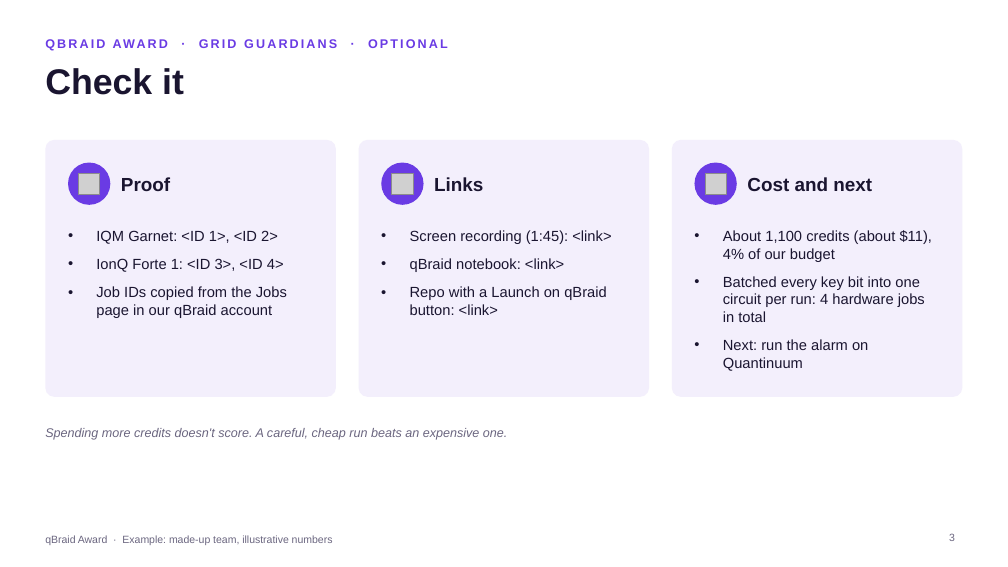
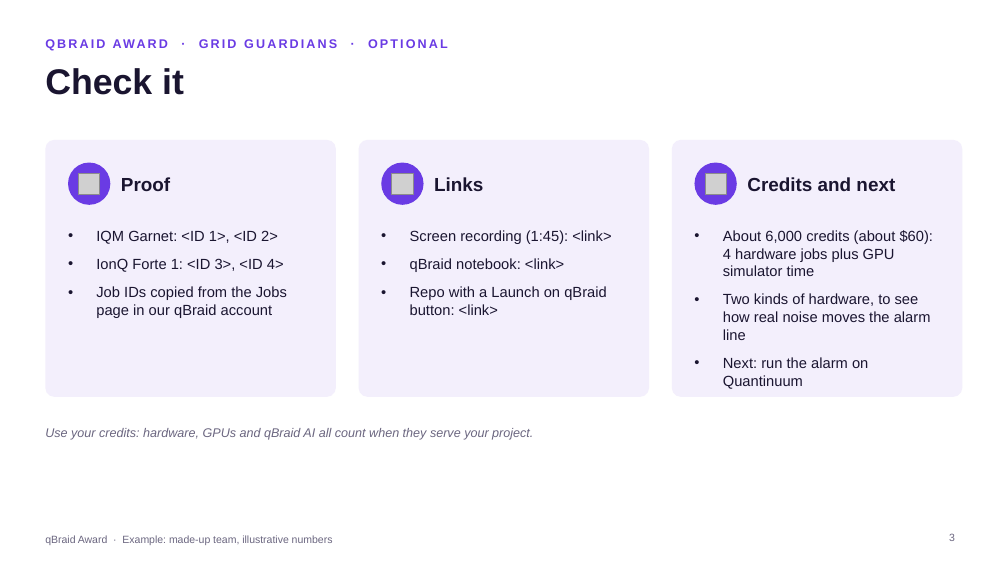
Before and after one commit to qBraid/qbraid-award, a slide deck: slide 3 of template/qbraid-award-example.pptx. Drawn at 1008x567 pixels with LibreOffice and Linux fonts; fonts in the diff are those of the drawing; grey boxes stand for pictures. Boxes give left, top, right and bottom in pixels: in the first picture for what was removed or moved away, otherwise in the second. Text is boxed around its words. In the diff, an @@ line names an element or a change of style, - is before the commit and + after.

```diff
--- a/template/qbraid-award-example.pptx
+++ b/template/qbraid-award-example.pptx
@@ text at box(747, 177, 895, 191): text changed @@
-Cost and next
+Credits and next
@@ text at box(723, 230, 934, 340): text changed @@
-• About 1,100 credits (about $11), 4% of our budget
-• Batched every key bit into one circuit per run: 4 hardware jobs in total
+• About 6,000 credits (about $60): 4 hardware jobs plus GPU simulator time
+• Two kinds of hardware, to see how real noise moves the alarm line
@@ text at box(45, 428, 533, 440): text changed @@
-Spending more credits doesn't score. A careful, cheap run beats an expensive one.
+Use your credits: hardware, GPUs and qBraid AI all count when they serve your project.
```
Also in this commit, not shown: 7 other files.
